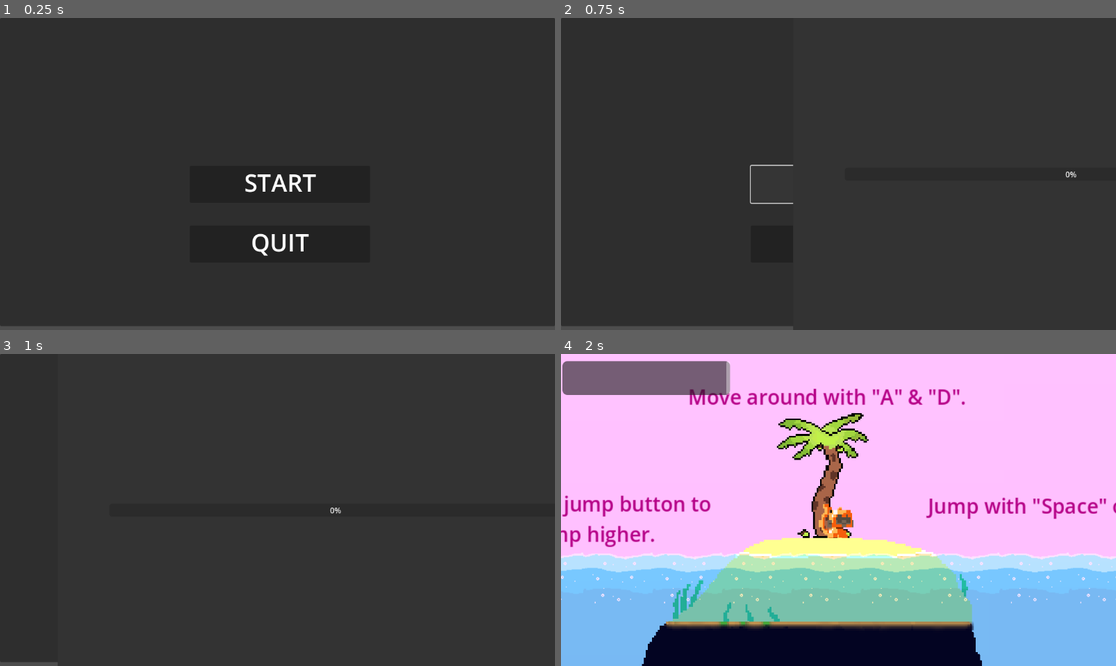
Above: before the commit, frames 1-4 (two rows, left to right).
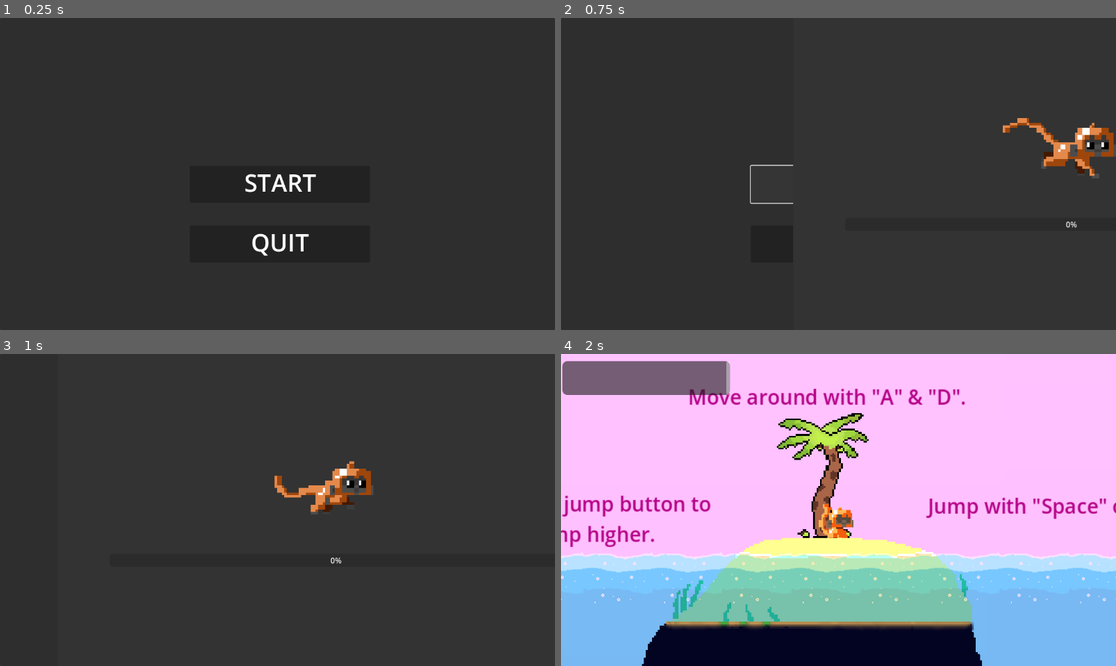
Above: after the commit, the same moments.

Repository: CYPUT3R/OceanSurvivorGame
Game: Godot game, scene res://Scenes/menu.tscn
Same seed, same stepped clock (60 frames per second), same inputs: the game is played once before the commit and once after it. The engine's default icon, where the game draws it, is replaced by a stand-in: a white triangle on a blue panel in a dark square.
Inputs:
- Up to frame 1 (0.25 s): no input
- Up to frame 2 (0.75 s): click "START" at 0.5 s
- Up to frame 3 (1 s): no input
- Up to frame 4 (2 s): click "START" at 1.25 s

The runs differ from the first frame. In frame 1, 1.1% of the frame differs, in the area x 0-100%, y 98-100%; in frame 2, 1.8%, in the area x 0-100%, y 32-100%; in frame 3, 1.3%; in frame 4, nothing differs.

Commit message:
final jellyfish update for now

Diff:
--- a/Scenes/cave.tscn
+++ b/Scenes/cave.tscn
@@ -12,7 +12,6 @@
 metadata/_edit_horizontal_guides_ = []
 
 [node name="Area2D" type="Area2D" parent="."]
-scale = Vector2(1, 1)
 
 [node name="CollisionPolygon2D" type="CollisionPolygon2D" parent="Area2D"]
 polygon = PackedVector2Array(116.071, 177.857, 111.429, 208.929, 121.786, 229.286, 126.071, 245.714, 81.7857, 244.643, -198.214, 242.5, -186.071, 210, -80.7143, -144.286, 69.6429, -140.357)
--- a/Scenes/load.tscn
+++ b/Scenes/load.tscn
@@ -1,6 +1,36 @@
-[gd_scene load_steps=7 format=3 uid="uid://bundrj6joky7f"]
+[gd_scene load_steps=11 format=3 uid="uid://bundrj6joky7f"]
 
 [ext_resource type="Script" path="res://Scenes/load.gd" id="1_vcige"]
+[ext_resource type="Texture2D" uid="uid://s8mxgom8nhye" path="res://Art/monkey.png" id="2_m68nj"]
+
+[sub_resource type="Animation" id="Animation_ksxjt"]
+length = 0.001
+tracks/0/type = "bezier"
+tracks/0/imported = false
+tracks/0/enabled = true
+tracks/0/path = NodePath("Panel:position:x")
+tracks/0/interp = 1
+tracks/0/loop_wrap = true
+tracks/0/keys = {
+"handle_modes": PackedInt32Array(0),
+"points": PackedFloat32Array(0, -0.25, 0, 0.25, 0),
+"times": PackedFloat32Array(0)
+}
+
+[sub_resource type="Animation" id="Animation_0lrs7"]
+resource_name = "end_load"
+length = 1.5
+tracks/0/type = "bezier"
+tracks/0/imported = false
+tracks/0/enabled = true
+tracks/0/path = NodePath("Panel:position:x")
+tracks/0/interp = 1
+tracks/0/loop_wrap = true
+tracks/0/keys = {
+"handle_modes": PackedInt32Array(0, 0),
+"points": PackedFloat32Array(0, -0.25, 0, 0.25, 0, 1152, -0.25, 0, 0.184318, -1072.14),
+"times": PackedFloat32Array(-0.00498205, 0.812505)
+}
 
 [sub_resource type="Animation" id="Animation_rcbhc"]
 resource_name = "start_load"
@@ -31,35 +61,6 @@
 }]
 }
 
-[sub_resource type="Animation" id="Animation_ksxjt"]
-length = 0.001
-tracks/0/type = "bezier"
-tracks/0/imported = false
-tracks/0/enabled = true
-tracks/0/path = NodePath("Panel:position:x")
-tracks/0/interp = 1
-tracks/0/loop_wrap = true
-tracks/0/keys = {
-"handle_modes": PackedInt32Array(0),
-"points": PackedFloat32Array(0, -0.25, 0, 0.25, 0),
-"times": PackedFloat32Array(0)
-}
-
-[sub_resource type="Animation" id="Animation_0lrs7"]
-resource_name = "end_load"
-length = 1.5
-tracks/0/type = "bezier"
-tracks/0/imported = false
-tracks/0/enabled = true
-tracks/0/path = NodePath("Panel:position:x")
-tracks/0/interp = 1
-tracks/0/loop_wrap = true
-tracks/0/keys = {
-"handle_modes": PackedInt32Array(0, 0),
-"points": PackedFloat32Array(0, -0.25, 0, 0.25, 0, 1152, -0.25, 0, 0.184318, -1072.14),
-"times": PackedFloat32Array(-0.00498205, 0.812505)
-}
-
 [sub_resource type="AnimationLibrary" id="AnimationLibrary_l10wx"]
 _data = {
 "RESET": SubResource("Animation_ksxjt"),
@@ -69,6 +70,44 @@
 
 [sub_resource type="StyleBoxFlat" id="StyleBoxFlat_unqig"]
 bg_color = Color(0.2, 0.2, 0.2, 1)
+
+[sub_resource type="Animation" id="Animation_o1idd"]
+length = 0.001
+tracks/0/type = "value"
+tracks/0/imported = false
+tracks/0/enabled = true
+tracks/0/path = NodePath(".:frame")
+tracks/0/interp = 1
+tracks/0/loop_wrap = true
+tracks/0/keys = {
+"times": PackedFloat32Array(0),
+"transitions": PackedFloat32Array(1),
+"update": 1,
+"values": [0]
+}
+
+[sub_resource type="Animation" id="Animation_yh43o"]
+resource_name = "run"
+length = 0.65
+loop_mode = 1
+tracks/0/type = "value"
+tracks/0/imported = false
+tracks/0/enabled = true
+tracks/0/path = NodePath(".:frame")
+tracks/0/interp = 1
+tracks/0/loop_wrap = true
+tracks/0/keys = {
+"times": PackedFloat32Array(0, 0.1, 0.2, 0.3, 0.4, 0.5, 0.6),
+"transitions": PackedFloat32Array(1, 1, 1, 1, 1, 1, 1),
+"update": 1,
+"values": [0, 2, 4, 6, 8, 10, 12]
+}
+
+[sub_resource type="AnimationLibrary" id="AnimationLibrary_3aeur"]
+_data = {
+"RESET": SubResource("Animation_o1idd"),
+"run": SubResource("Animation_yh43o")
+}
 
 [node name="load" type="CanvasLayer"]
 layer = 10
@@ -89,6 +128,19 @@
 grow_vertical = 2
 theme_override_styles/panel = SubResource("StyleBoxFlat_unqig")
 
+[node name="Monkey" type="Sprite2D" parent="Panel"]
+texture_filter = 1
+position = Vector2(575, 238)
+scale = Vector2(5, 5)
+texture = ExtResource("2_m68nj")
+hframes = 14
+
+[node name="AnimationPlayer" type="AnimationPlayer" parent="Panel/Monkey"]
+autoplay = "run"
+libraries = {
+"": SubResource("AnimationLibrary_3aeur")
+}
+
 [node name="ProgressBar" type="ProgressBar" parent="Panel"]
 layout_mode = 1
 anchors_preset = 8
@@ -96,9 +148,9 @@
 anchor_top = 0.5
 anchor_right = 0.5
 anchor_bottom = 0.5
-offset_left = -469.5
-offset_top = -13.5
-offset_right = 469.5
-offset_bottom = 13.5
+offset_left = -468.0
+offset_top = 91.0
+offset_right = 471.0
+offset_bottom = 118.0
 grow_horizontal = 2
 grow_vertical = 2
--- a/Scenes/main_game.tscn
+++ b/Scenes/main_game.tscn
@@ -6,8 +6,9 @@
 [ext_resource type="PackedScene" uid="uid://bquentrbl7i6e" path="res://Scenes/jellyfish.tscn" id="6_m4vep"]
 [ext_resource type="PackedScene" uid="uid://cy4b63aampk3u" path="res://Scenes/key.tscn" id="7_22mfo"]
 [ext_resource type="PackedScene" uid="uid://csnl0lo3yk1m0" path="res://Scenes/camera_2d.tscn" id="7_g10vv"]
-[ext_resource type="PackedScene" uid="uid://cinl3buwwrfb1" path="res://Scenes/bottle.tscn" id="8_bfhws"]
+[ext_resource type="PackedScene" uid="uid://cinl3buwwrfb1" path="res://bottle.tscn" id="8_bfhws"]
 [ext_resource type="Texture2D" uid="uid://bd6p14t8c87ii" path="res://Art/sun.jpg" id="8_cg02v"]
+[ext_resource type="Texture2D" uid="uid://d3nysscs3d7qg" path="res://Art/Dark_Souls_You_Died_Screen_-_Completely_Black_Screen_0-2_screenshot.jpg" id="9_kecls"]
 
 [sub_resource type="LabelSettings" id="LabelSettings_8xdw5"]
 font_size = 28
@@ -131,3 +132,9 @@
 offset_right = 351.0
 offset_bottom = 83.0
 value = 100.0
+
+[node name="death_screen" type="Sprite2D" parent="CanvasLayer"]
+visible = false
+position = Vector2(576, 324)
+scale = Vector2(0.6, 0.6)
+texture = ExtResource("9_kecls")
--- a/Scenes/menu.tscn
+++ b/Scenes/menu.tscn
@@ -10,16 +10,35 @@
 script = ExtResource("1_ioekn")
 
 [node name="Panel" type="Panel" parent="."]
-offset_right = 1152.0
-offset_bottom = 640.0
+anchors_preset = 15
+anchor_right = 1.0
+anchor_bottom = 1.0
+grow_horizontal = 2
+grow_vertical = 2
 
-[node name="Start" type="Button" parent="."]
+[node name="Quit" type="Button" parent="Panel"]
+layout_mode = 0
+offset_left = 394.0
+offset_top = 431.0
+offset_right = 768.0
+offset_bottom = 508.0
+
+[node name="Label" type="Label" parent="Panel/Quit"]
+layout_mode = 0
+offset_right = 375.0
+offset_bottom = 76.0
+text = "QUIT"
+label_settings = SubResource("LabelSettings_uo6q4")
+horizontal_alignment = 1
+
+[node name="Start" type="Button" parent="Panel"]
+layout_mode = 0
 offset_left = 394.0
 offset_top = 307.0
 offset_right = 768.0
 offset_bottom = 384.0
 
-[node name="Label" type="Label" parent="Start"]
+[node name="Label" type="Label" parent="Panel/Start"]
 layout_mode = 0
 offset_right = 375.0
 offset_bottom = 76.0
@@ -27,19 +46,5 @@
 label_settings = SubResource("LabelSettings_uo6q4")
 horizontal_alignment = 1
 
-[node name="Quit" type="Button" parent="."]
-offset_left = 394.0
-offset_top = 431.0
-offset_right = 768.0
-offset_bottom = 508.0
-
-[node name="Label" type="Label" parent="Quit"]
-layout_mode = 0
-offset_right = 375.0
-offset_bottom = 76.0
-text = "QUIT"
-label_settings = SubResource("LabelSettings_uo6q4")
-horizontal_alignment = 1
-
-[connection signal="pressed" from="Start" to="." method="_on_start_pressed"]
-[connection signal="pressed" from="Quit" to="." method="_on_quit_pressed"]
+[connection signal="pressed" from="Panel/Quit" to="." method="_on_quit_pressed"]
+[connection signal="pressed" from="Panel/Start" to="." method="_on_start_pressed"]
--- /dev/null
+++ b/Scenes/monkey_spirit.tscn
@@ -0,0 +1,19 @@
+[gd_scene load_steps=3 format=3 uid="uid://bolvaoxkbftgj"]
+
+[ext_resource type="Script" path="res://monkey_spirit.gd" id="1_pnnjq"]
+
+[sub_resource type="CircleShape2D" id="CircleShape2D_cpbyp"]
+radius = 80.0
+
+[node name="Monkey_spirit" type="Polygon2D"]
+color = Color(0.419608, 0.419608, 0, 1)
+polygon = PackedVector2Array(16, 0, 16, -24, 88, -24, 88, 0, 128, 40, 80, 72, 72, 88, 32, 88, 24, 72, -24, 40)
+script = ExtResource("1_pnnjq")
+
+[node name="Area2D" type="Area2D" parent="."]
+
+[node name="CollisionShape2D" type="CollisionShape2D" parent="Area2D"]
+position = Vector2(51, 31)
+shape = SubResource("CircleShape2D_cpbyp")
+
+[connection signal="body_entered" from="Area2D" to="." method="_on_area_2d_body_entered"]
--- a/Scripts/bottle.gd
+++ b/Scripts/bottle.gd
@@ -14,7 +14,6 @@
 		$/root/MainGame/Label4.visible = false
 		$/root/MainGame/Label5.visible = false
 
-
 		if has_upgrade == false:
 			$/root/MainGame/Level/Rock.can_pick = true
 			has_upgrade = true
--- a/Scripts/player.gd
+++ b/Scripts/player.gd
@@ -59,6 +59,8 @@
 
 	else:
 		dead()
+		if Input.is_action_pressed("ui_interact"):
+			get_tree().reload_current_scene()
 
 func flip(direction):
 	if direction:
@@ -127,8 +129,7 @@
 	is_dead = true
 	$walk_collision.disabled = true
 	$WaterDetection2D/CollisionShape2D.disabled = true
-	# TEMPORARY! - change later:
-	get_tree().reload_current_scene()
+	$/root/MainGame/CanvasLayer/death_screen.visible = true
 
 func _on_water_detection_2d_water_state_changed(is_in_Water : bool):
 	self.is_in_water = is_in_Water
Binary file added: Art/Dark_Souls_You_Died_Screen_-_Completely_Black_Screen_0-2_screenshot.jpg
Not shown, added: Art/Dark_Souls_You_Died_Screen_-_Completely_Black_Screen_0-2_screenshot.jpg.import
Not shown: 1 places in Scenes/main_game.tscn that only renumber resources
Not shown, added: Scenes/sun.jpg.import
Not shown, added: Scenes/sun2.jpg.import
